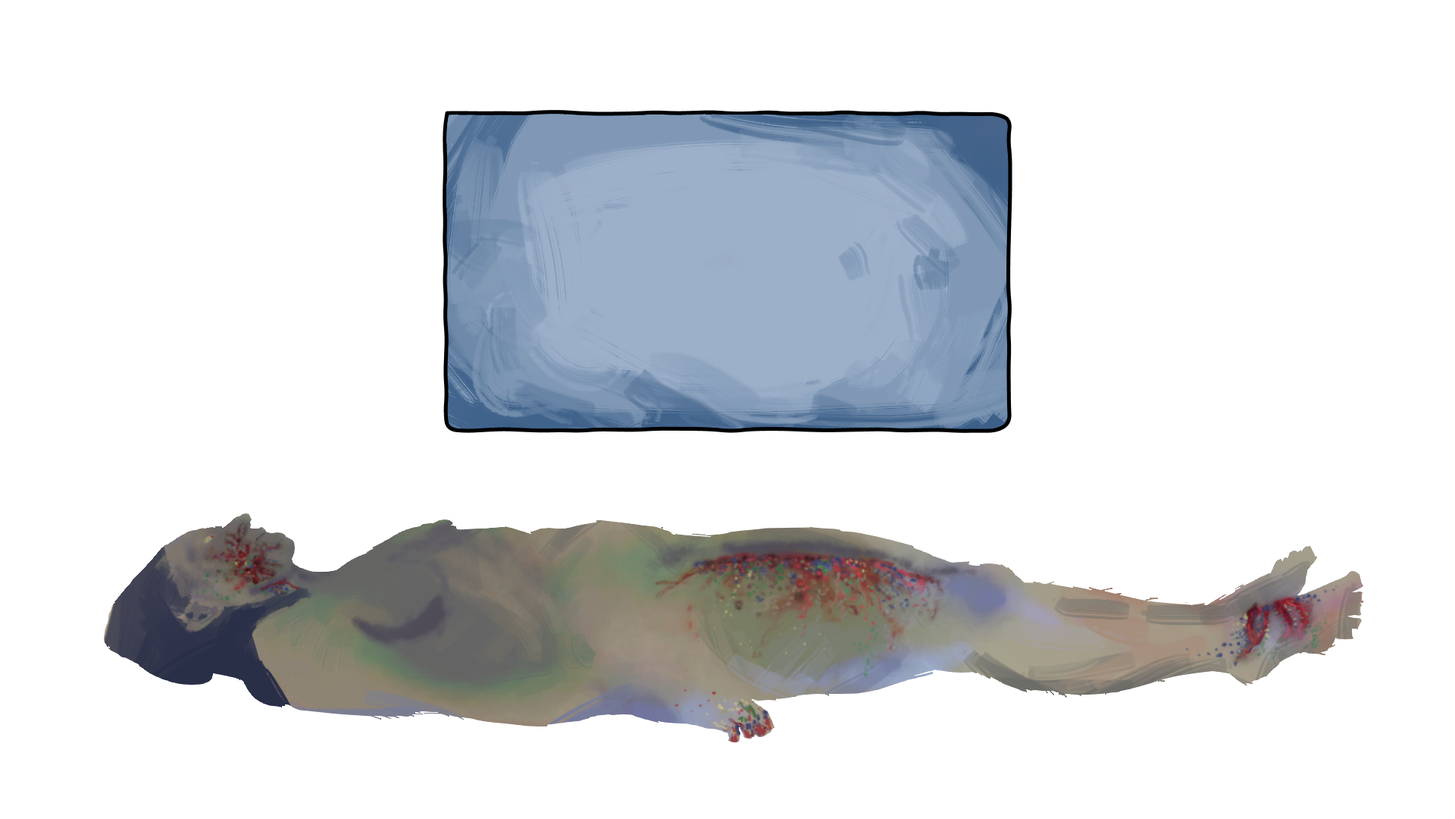
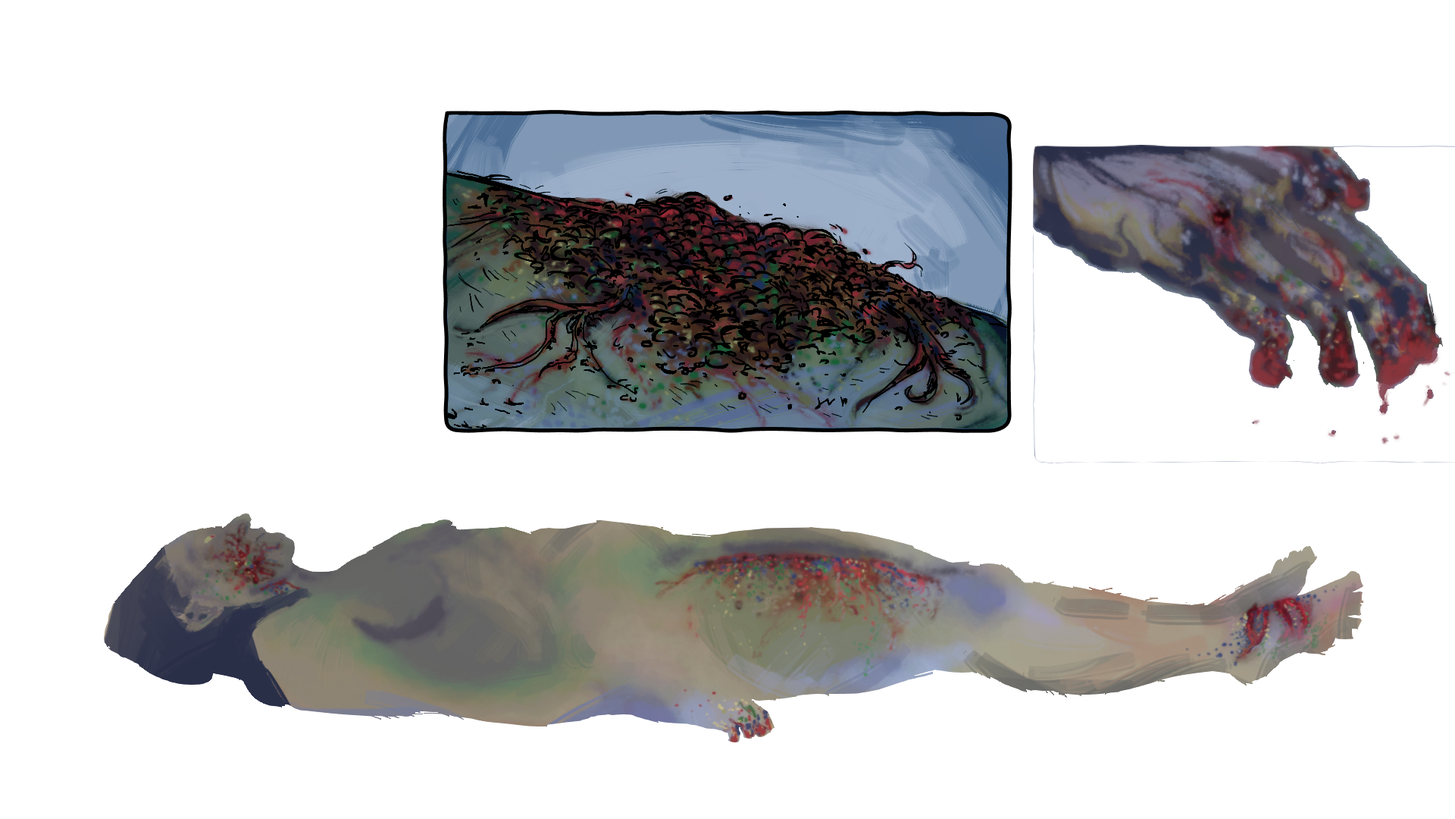
Layered file, before and after one edit (1455x819). Changes by layer:
painted on "muestra" over <box>446,144,1455,464</box>
renamed "linea" to "borde", painted on it over <box>446,144,1455,464</box>
renamed "Capa de pintura 2" to "linea", blend color → normal, moved it above "Capa de pintura 2", painted on it over <box>446,166,1008,429</box>
added layer "Capa de pintura 2" above "Capa de pintura 1" over <box>446,166,1008,429</box>
showed "Capa de pintura 1" (1st of 2), painted on it over <box>446,144,1455,464</box>
painted on "Capa de pintura 1" (2nd of 2) over <box>446,166,1008,429</box>
